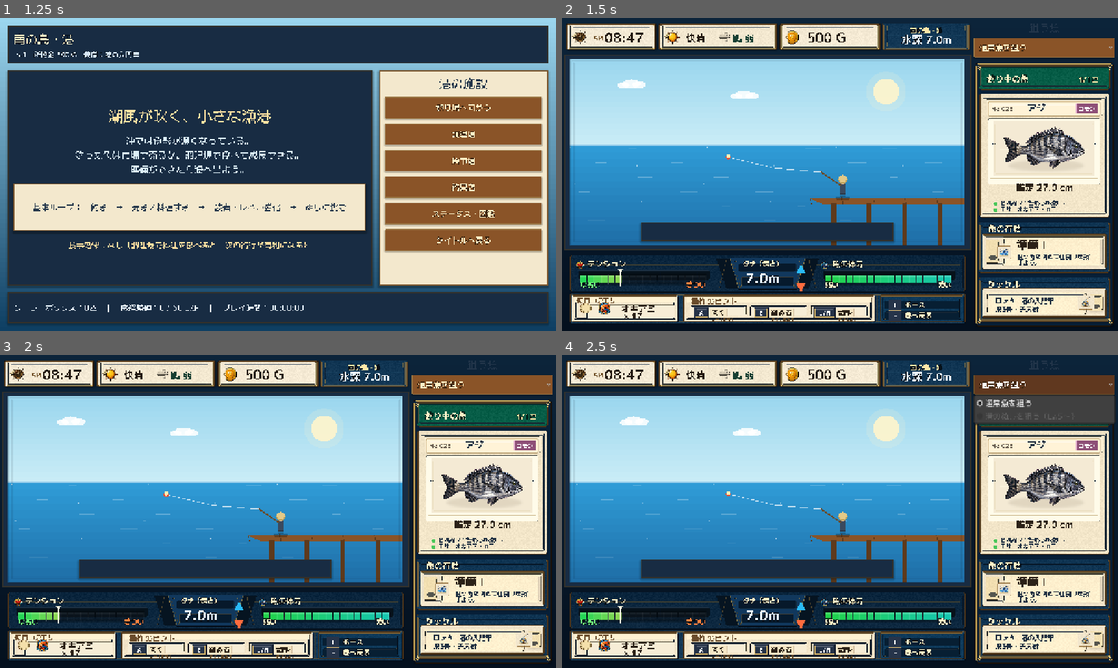
Above: before the commit, frames 1-4 (two rows, left to right).
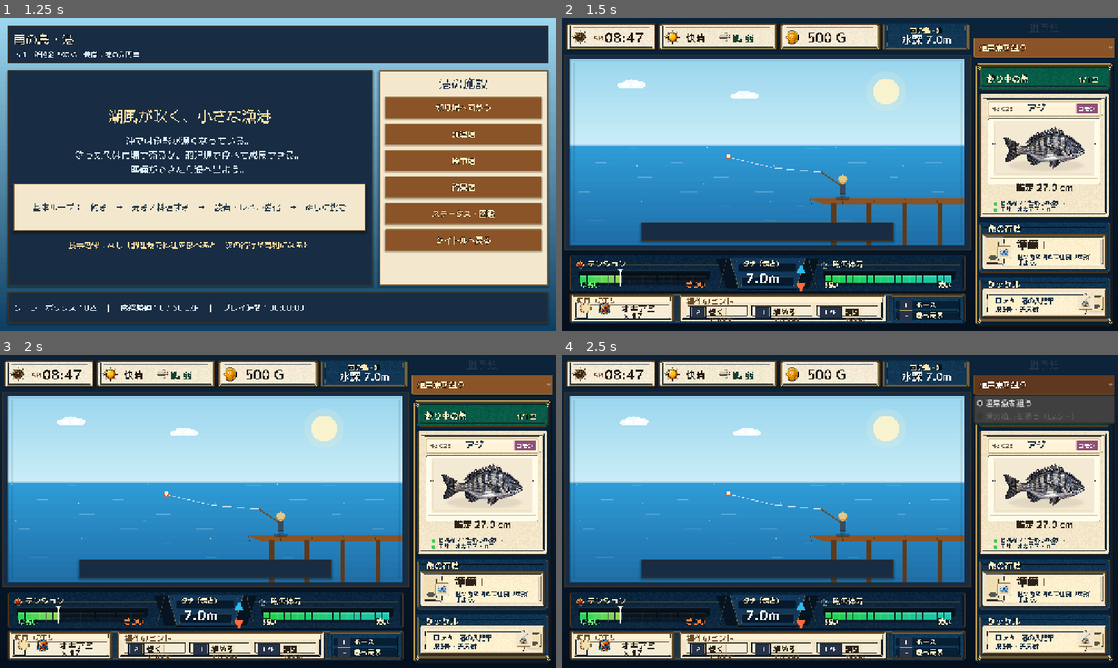
Above: after the commit, the same moments.

Repository: RYUKOU-OKUMURA/tsuri_quest_umi_mvp
Game: Godot game, scene res://scenes/main.tscn
Two runs of this game, one before a commit and one after it. Both use one fixed random seed, a clock stepped at 60 frames per second and the inputs below.
Inputs:
- Up to frame 1 (1.25 s): click "ゲームを始める" at 0.5 s
- Up to frame 2 (1.5 s): click "釣り場へ向かう" at 1.25 s
- Up to frame 3 (2 s): no input
- Up to frame 4 (2.5 s): click "通常魚を狙う" at 2 s

Frame 1 is identical in both runs. In frame 2, 1.6% of the frame differs, in the area x 19-69%, y 88-98%; in frame 3, 1.6%; in frame 4, 1.6%.

Commit message:
Widen fight HUD operation hints

Diff:
--- a/src/ui/components/fight_hud.gd
+++ b/src/ui/components/fight_hud.gd
@@ -185,8 +185,8 @@
 
 func _draw_bottom_controls(font: Font, rect: Rect2) -> void:
 	var gap := 10.0
-	var bait_w := rect.size.x * (0.28 if _hud_frame == null else 0.275)
-	var menu_w := rect.size.x * (0.20 if _hud_frame == null else 0.218)
+	var bait_w := rect.size.x * (0.28 if _hud_frame == null else 0.265)
+	var menu_w := rect.size.x * (0.20 if _hud_frame == null else 0.190)
 	var hint_w := rect.size.x - bait_w - menu_w - gap * 2.0
 	var bait := Rect2(rect.position, Vector2(bait_w, rect.size.y))
 	var hint := Rect2(Vector2(bait.end.x + gap, rect.position.y), Vector2(hint_w, rect.size.y))
@@ -345,25 +345,25 @@
 
 
 func _draw_key_hint_compact(font: Font, rect: Rect2, key: String, label: String, note: String) -> void:
-	var key_w := 32.0 if key.length() <= 1 else 48.0
-	var key_rect := Rect2(rect.position + Vector2(7.0, 4.0), Vector2(key_w, 24.0))
+	var key_w := 34.0 if key.length() <= 1 else 50.0
+	var key_rect := Rect2(rect.position + Vector2(8.0, 3.0), Vector2(key_w, 25.0))
 	draw_rect(key_rect, Color("#253247"), true)
 	draw_rect(key_rect, Color("#0d1524"), false, 2.0)
 	draw_rect(key_rect.grow(-2.0), Color("#d5b56b"), false, 1.0)
 	draw_line(key_rect.position + Vector2(4.0, 4.0), key_rect.position + Vector2(key_rect.size.x - 4.0, 4.0), Color(1.0, 1.0, 1.0, 0.20), 1.0)
-	var key_size := 14
+	var key_size := 15
 	var key_text_w := font.get_string_size(key, HORIZONTAL_ALIGNMENT_LEFT, -1, key_size).x
-	_draw_text(font, key, key_rect.position + Vector2((key_rect.size.x - key_text_w) * 0.5, 17.0), key_size, Color.WHITE, 1)
-	var label_size := 16
-	var label_pos := key_rect.position + Vector2(key_rect.size.x + 7.0, 17.0)
+	_draw_text(font, key, key_rect.position + Vector2((key_rect.size.x - key_text_w) * 0.5, 18.0), key_size, Color.WHITE, 1)
+	var label_size := 17
+	var label_pos := key_rect.position + Vector2(key_rect.size.x + 8.0, 18.0)
 	var label_w := font.get_string_size(label, HORIZONTAL_ALIGNMENT_LEFT, -1, label_size).x
-	var label_plate := Rect2(label_pos + Vector2(-3.0, -15.0), Vector2(label_w + 7.0, 18.0))
+	var label_plate := Rect2(label_pos + Vector2(-4.0, -16.0), Vector2(label_w + 9.0, 19.0))
 	draw_rect(label_plate, Color("#f5e6c5"), true)
 	draw_rect(label_plate, Color(0.54, 0.37, 0.18, 0.32), false, 1.0)
 	_draw_text(font, label, label_pos, label_size, Color("#2b2117"), 0)
-	var note_size := 9
+	var note_size := 10
 	var note_x := minf(label_pos.x, rect.end.x - font.get_string_size(note, HORIZONTAL_ALIGNMENT_LEFT, -1, note_size).x - 5.0)
-	_draw_text(font, note, Vector2(note_x, key_rect.position.y + 30.0), note_size, Color("#5a4327"), 0)
+	_draw_text(font, note, Vector2(note_x, key_rect.position.y + 33.0), note_size, Color("#5a4327"), 0)
 
 
 func _draw_key_row(font: Font, pos: Vector2, key: String, label: String) -> void:
@@ -384,9 +384,9 @@
 			Rect2(hint.position + Vector2(hint.size.x - 128.0, 30.0), Vector2(120.0, 30.0)),
 		]
 	var slot_gap := 10.0
-	var slot_w := (hint.size.x - 38.0 - slot_gap * 2.0) / 3.0
-	var slot_y := hint.position.y + 29.0
-	var slot_h := 39.0
+	var slot_w := (hint.size.x - 40.0 - slot_gap * 2.0) / 3.0
+	var slot_y := hint.position.y + 28.0
+	var slot_h := 41.0
 	var x0 := hint.position.x + 19.0
 	return [
 		Rect2(Vector2(x0, slot_y), Vector2(slot_w, slot_h)),
Binary file changed: assets/showcase/underwater/fight_hud_frame.png
Not shown, changed: design-qa.md
Not shown, changed: docs/11_underwater_fight_showcase.md
Not shown, changed: tools/generate_underwater_ui_frame_assets.py
